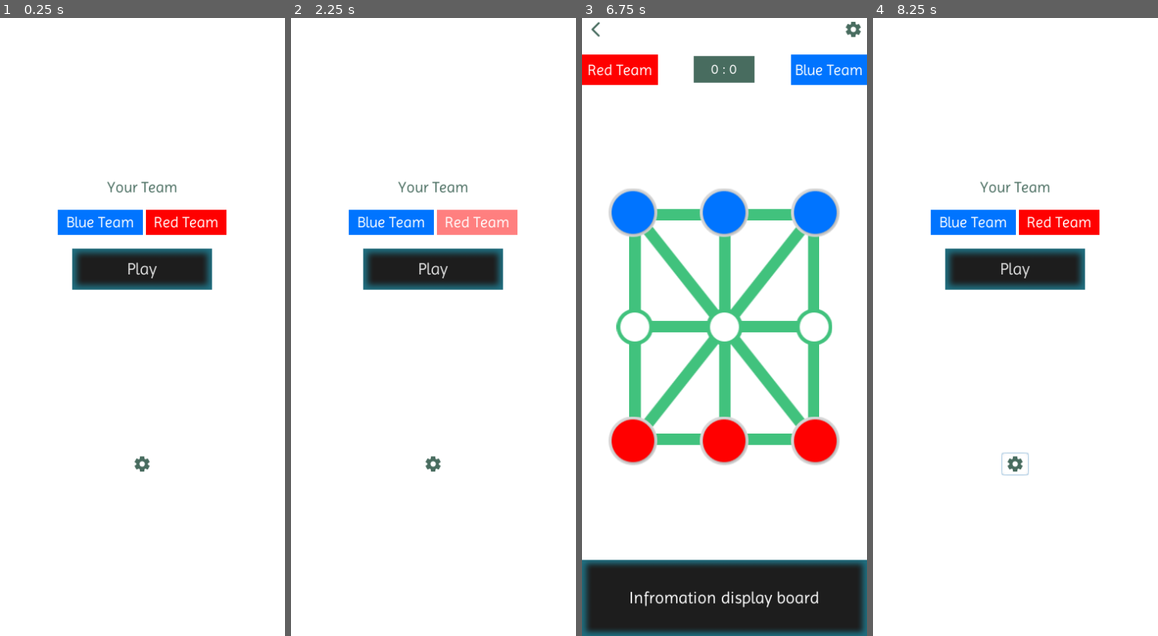
Above: before the commit, frames 1-4 (left to right).
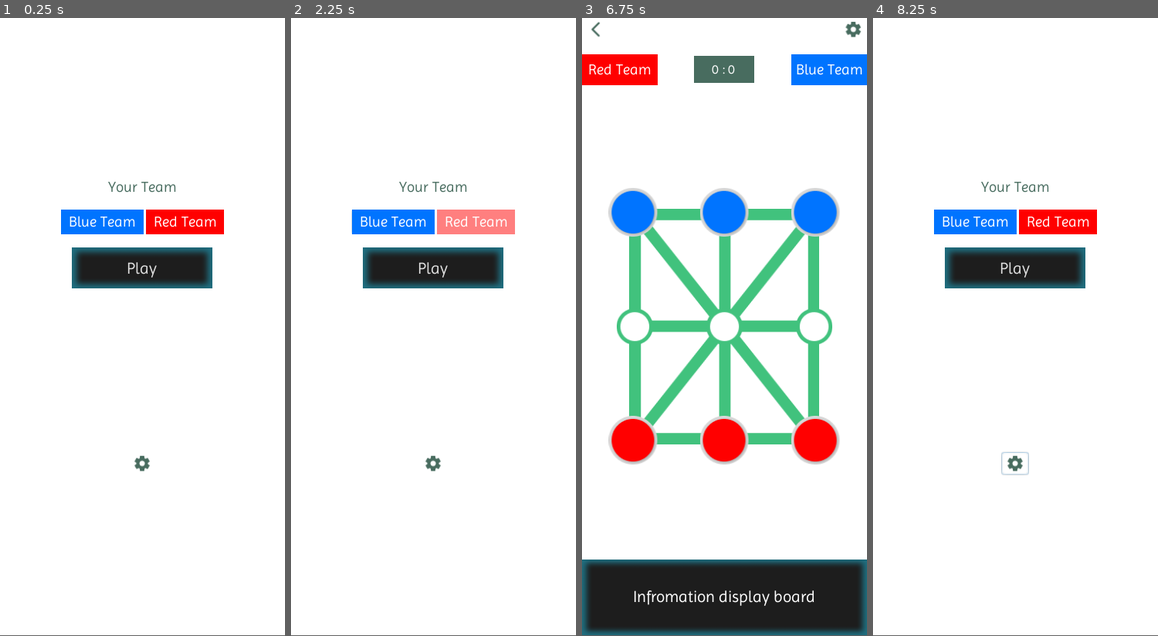
Above: after the commit, the same moments.

Repository: botdenoms/3four3
Game: Godot game, scene res://scenes/home/home.tscn
Two runs of this game, one before a commit and one after it. Both use one fixed random seed, a clock stepped at 60 frames per second and the inputs below.
Inputs (mouse positions are in pixels of both pictures, inside the frame that each line leads up to):
- Up to frame 1 (0.25 s): no input
- Up to frame 2 (2.25 s): click "Play" at 0.5 s; click "Play" at 1.25 s; click "Blue Team" at 2 s
- Up to frame 3 (6.75 s): click "Red Team" at 2.75 s; click "Blue Team" at 3.5 s; click "Red Team" at 4.25 s; click "Blue Team" at 5 s; click "Red Team" at 5.75 s; click "Play" at 6.5 s
- Up to frame 4 (8.25 s): click (887, 30) at 7.25 s; click (1015, 462) at 8 s
In our replay, the window is 369x800 before the commit and 369x799 after it. These sizes can differ from the game's own. Grey fills any space a smaller window leaves; there, only what the larger window draws over its background counts as a difference.

The runs differ from the first frame. In frame 1, 1.3% of the frame differs, in the area x 20-80%, y 26-74%; in frame 2, 1.3%; in frame 3, 3.0%, in the area x 0-100%, y 5-96%; in frame 4, 1.4%.

Commit message:
export setup for android

Diff:
--- a/3four3/project.godot
+++ b/3four3/project.godot
@@ -22,6 +22,9 @@
 
 window/size/width=375
 window/size/height=812
+window/handheld/orientation="portrait"
+window/stretch/mode="2d"
+window/stretch/aspect="keep_height"
 
 [input_devices]
 
Not shown, changed: .gitignore
